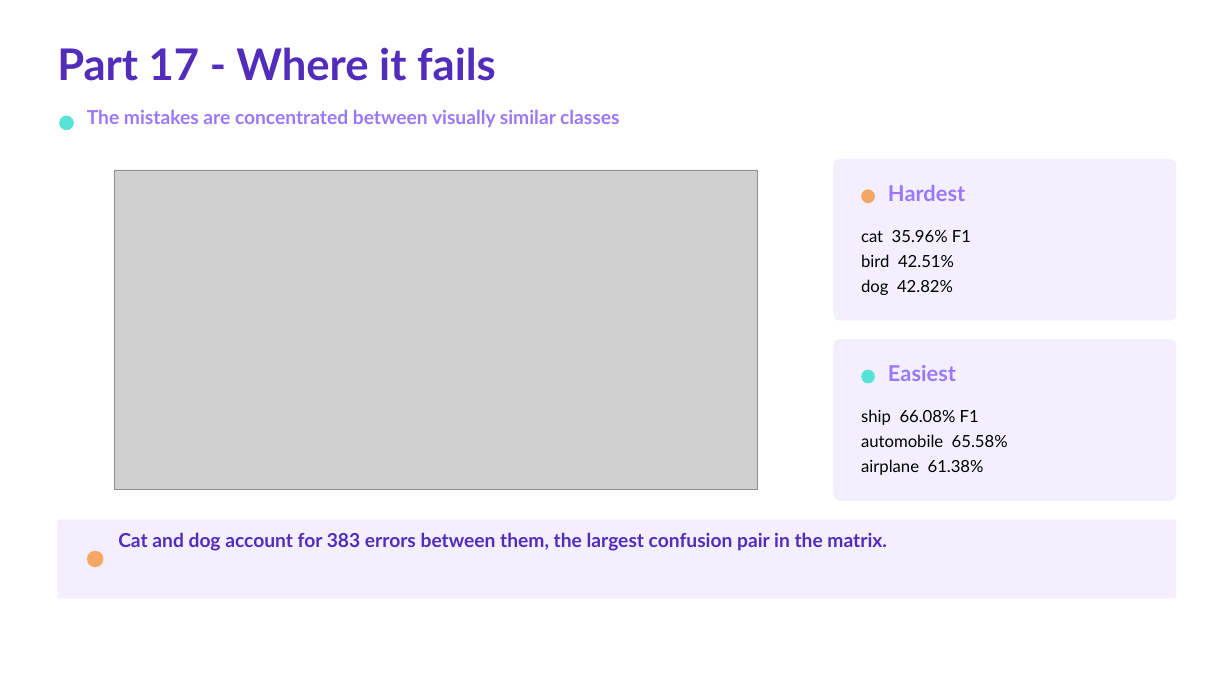
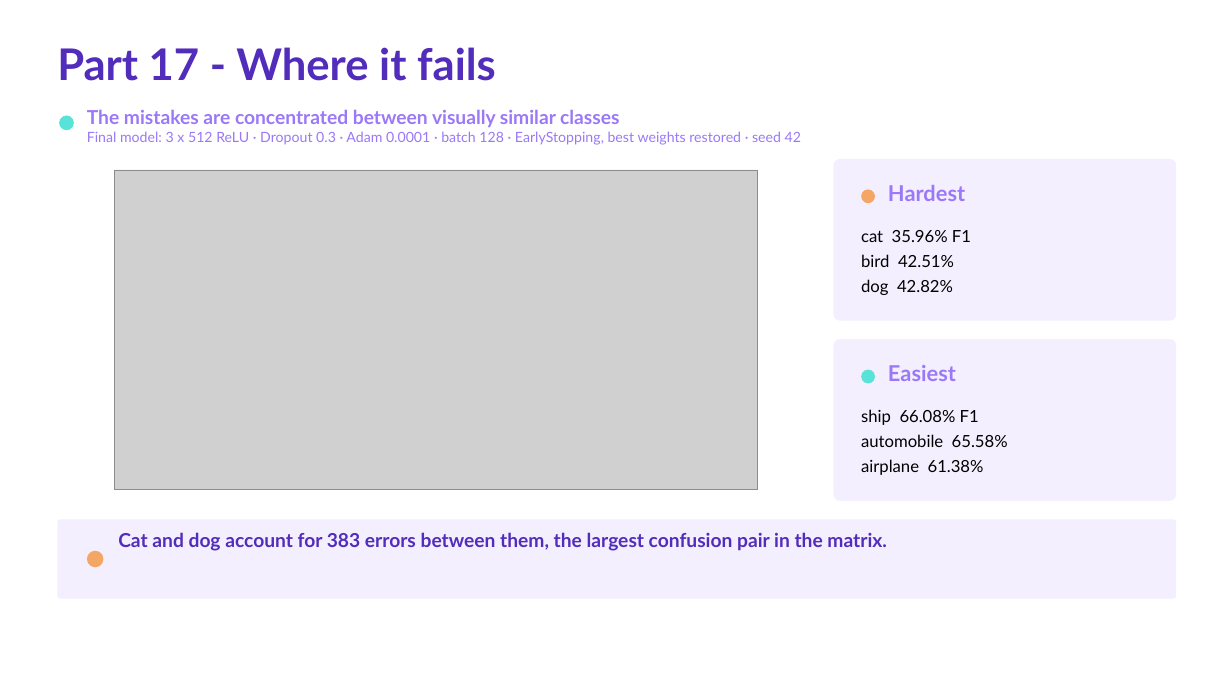
Before and after one commit to khaliddosari/Deep-Learning-Project-Tuwaiq, a slide deck: slide 16 of Docs/Deep Learning Capstone Presentation.pptx. Drawn at 1232x693 pixels with LibreOffice and Linux fonts; fonts in the diff are those of the drawing; grey boxes stand for pictures. Boxes give left, top, right and bottom in pixels: in the first picture for what was removed or moved away, otherwise in the second. Text is boxed around its words. In the diff, an @@ line names an element or a change of style, - is before the commit and + after.

```diff
--- a/Docs/Deep Learning Capstone Presentation.pptx
+++ b/Docs/Deep Learning Capstone Presentation.pptx
@@ text at box(87, 131, 801, 145): paragraph added @@
+Final model: 3 x 512 ReLU · Dropout 0.3 · Adam 0.0001 · batch 128 · EarlyStopping, best weights restored · seed 42
```
Also in this commit, not shown: 12 other slides changed, 42 other files.
